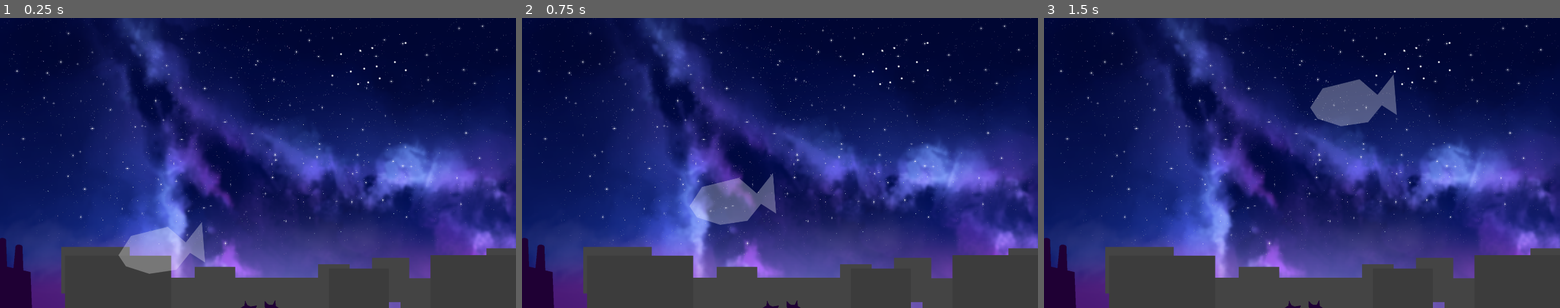
Above: before the commit, frames 1-3 (left to right).
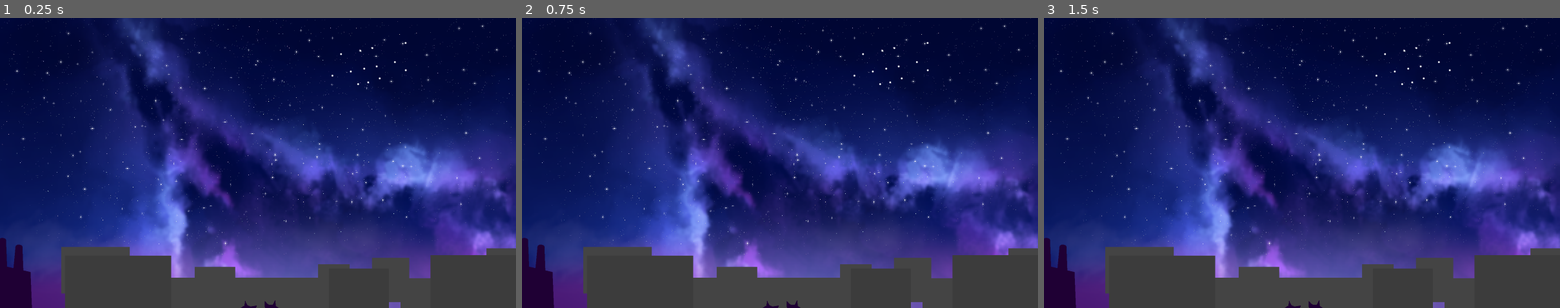
Above: after the commit, the same moments.

Repository: eilamg/Cosmicats
Game: Godot game, scene res://Main.tscn
Two runs of this game, one before a commit and one after it. Both use one fixed random seed, a clock stepped at 60 frames per second and the inputs below.
Inputs (mouse positions are in pixels of both pictures, inside the frame that each line leads up to):
- Up to frame 1 (0.25 s): no input
- Up to frame 2 (0.75 s): tap Enter at 0.5 s; drag from (681, 247) to (831, 99) at 0.52 s
- Up to frame 3 (1.5 s): tap Space at 1.25 s; drag from (1198, 177) to (1353, 99) at 1.27 s

The runs differ from the first frame. In frame 1, 1.8% of the frame differs, in the area x 23-40%, y 70-89%; in frame 2, 1.8%; in frame 3, 1.8%, in the area x 51-69%, y 19-38%.

Commit message:
Add constellation rotation and mirroring

Diff:
--- a/constellations/Constellation.gd
+++ b/constellations/Constellation.gd
@@ -2,36 +2,69 @@
 extends Node2D
 
 
-var grabbed = false
-var grab_offset = Vector2.ZERO
-# var right_clicked = false
+var _is_ready = false
+
+onready var axis = $Axis
+onready var stars = $Axis/Stars
+onready var silhouette = $Axis/Silhouette
+onready var skeleton = $Axis/Skeleton
+onready var art = $Axis/Art
+
+var dragging = false
+var spinning = false
+var click_offset = Vector2.ZERO
+var angle_offset = 0
 
 enum {STARS=1, SILHOUETTE=2, SKELETON=4, ART=8}
 export(int, FLAGS, "Stars", "Silhouette", "Skeleton", "Art") var visibility_flags = ART setget set_visibility_flags
 
 
+func _ready():
+    _is_ready = true
+    set_visibility_flags(visibility_flags)
+
+
 func set_visibility_flags(value):
     visibility_flags = value
-    $Stars.visible = visibility_flags & STARS
-    $Silhouette.visible = visibility_flags & SILHOUETTE
-    $Skeleton.visible = visibility_flags & SKELETON
-    $Art.visible = visibility_flags & ART
+
+    if _is_ready:
+        stars.visible = visibility_flags & STARS
+        silhouette.visible = visibility_flags & SILHOUETTE
+        skeleton.visible = visibility_flags & SKELETON
+        art.visible = visibility_flags & ART
 
 
 func _on_input_event(viewport, event, shape_idx):
     if not Engine.editor_hint:
         if event is InputEventMouseButton:
-            if event.button_index == BUTTON_LEFT:
-                grabbed = event.pressed
-                grab_offset = get_local_mouse_position()
-            # elif event.button_index == BUTTON_RIGHT:
-            #     if event.pressed:
-            #         right_clicked = true
-            #     else:
-            #         right_clicked = false
+            click_offset = get_local_mouse_position()
+
+            if event.doubleclick and event.button_index == BUTTON_LEFT:
+                mirror()
+            elif event.pressed:
+                match event.button_index:
+                    BUTTON_LEFT:
+                        dragging = true
+                    BUTTON_RIGHT:
+                        angle_offset = axis.get_angle_to(get_global_mouse_position())
+                        print(angle_offset)
+                        spinning = not(spinning)
+            else:
+                dragging = false
 
 
 func _physics_process(delta):
     if not Engine.editor_hint:
-        if grabbed:
-            position = get_global_mouse_position() - grab_offset
+        if dragging:
+            position = get_global_mouse_position() - click_offset
+
+        if spinning:
+            pass
+            axis.rotation = get_angle_to(get_global_mouse_position()) - angle_offset
+
+            if Input.is_action_just_released("right_click"):
+                spinning = false
+
+
+func mirror():
+    axis.scale.x *= -1
--- a/constellations/Constellation.tscn
+++ b/constellations/Constellation.tscn
@@ -1,27 +1,25 @@
-[gd_scene load_steps=3 format=2]
+[gd_scene load_steps=2 format=2]
 
 [ext_resource path="res://constellations/Constellation.gd" type="Script" id=2]
 
-[sub_resource type="RectangleShape2D" id=1]
-extents = Vector2( 100, 100 )
-
-[node name="Draggable" type="Node2D"]
+[node name="Constellation" type="Node2D"]
 script = ExtResource( 2 )
 
-[node name="Area" type="Area2D" parent="."]
+[node name="Axis" type="Node2D" parent="."]
 
-[node name="Shape" type="CollisionShape2D" parent="Area"]
-shape = SubResource( 1 )
+[node name="Area" type="Area2D" parent="Axis"]
 
-[node name="Stars" type="Sprite" parent="."]
+[node name="Shape" type="CollisionShape2D" parent="Axis/Area"]
+
+[node name="Stars" type="Sprite" parent="Axis"]
 visible = false
 
-[node name="Silhouette" type="Sprite" parent="."]
+[node name="Silhouette" type="Sprite" parent="Axis"]
 visible = false
 
-[node name="Skeleton" type="Sprite" parent="."]
+[node name="Skeleton" type="Sprite" parent="Axis"]
 visible = false
 
-[node name="Art" type="Sprite" parent="."]
+[node name="Art" type="Sprite" parent="Axis"]
 
-[connection signal="input_event" from="Area" to="." method="_on_input_event"]
+[connection signal="input_event" from="Axis/Area" to="." method="_on_input_event"]
--- a/project.godot
+++ b/project.godot
@@ -28,6 +28,14 @@
 window/size/test_height=540
 window/stretch/mode="viewport"
 
+[input]
+
+right_click={
+"deadzone": 0.5,
+"events": [ Object(InputEventMouseButton,"resource_local_to_scene":false,"resource_name":"","device":0,"alt":false,"shift":false,"control":false,"meta":false,"command":false,"button_mask":0,"position":Vector2( 0, 0 ),"global_position":Vector2( 0, 0 ),"factor":1.0,"button_index":2,"pressed":false,"doubleclick":false,"script":null)
+ ]
+}
+
 [physics]
 
 common/enable_pause_aware_picking=true
